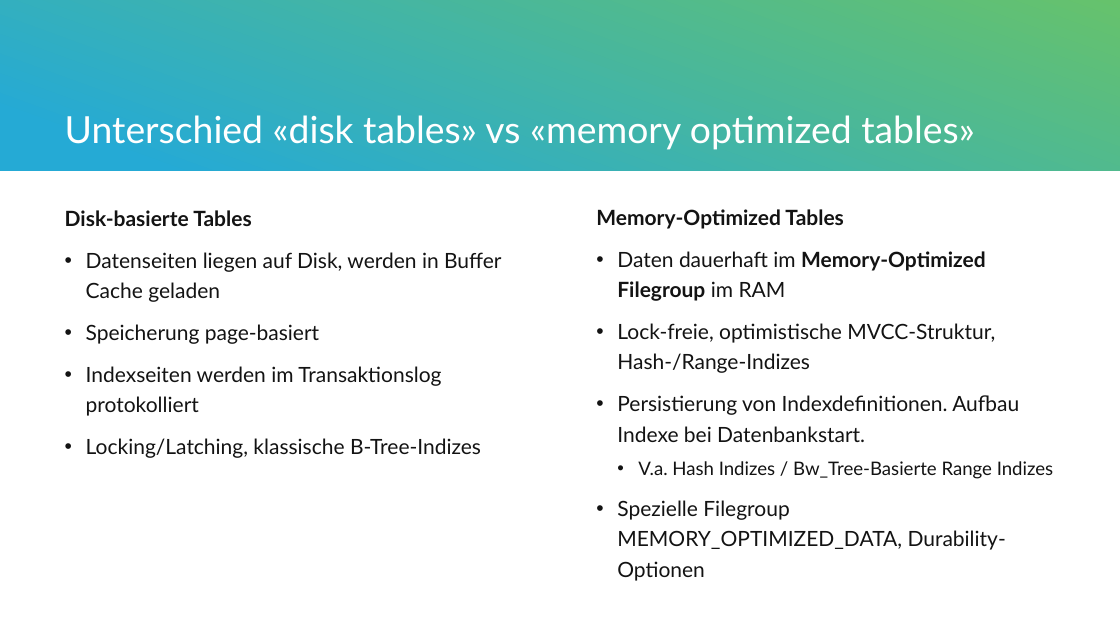
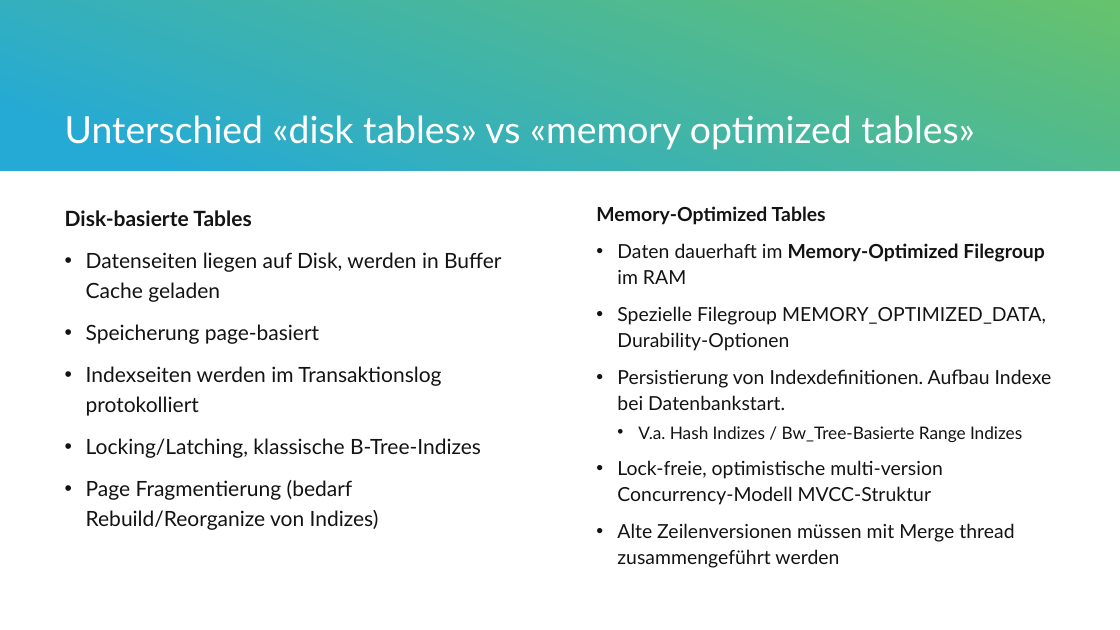
Before and after one commit to vjaeggi/MemoryOptimizedTables_SQL, a slide deck: slide 4 of presentation/MemoryOptimizedTables_SQLDatenbanken.pptx. Drawn at 1120x630 pixels with LibreOffice and Linux fonts; fonts in the diff are those of the drawing. Boxes give left, top, right and bottom in pixels: in the first picture for what was removed or moved away, otherwise in the second. Text is boxed around its words. In the diff, an @@ line names an element or a change of style, - is before the commit and + after.

```diff
--- a/presentation/MemoryOptimizedTables_SQLDatenbanken.pptx
+++ b/presentation/MemoryOptimizedTables_SQLDatenbanken.pptx
@@ text at box(596, 206, 1052, 442): size 18 to 16.6 pt in "Memory-Optimized Tables", "Daten dauerhaft im Memory-Optimized Filegroup im RAM", "Persistierung von Indexdefinitionen. Aufbau Indexe bei Daten ..."; size 16 to 14.8 pt in "V.a. Hash Indizes / Bw_Tree-Basierte Range Indizes"; line spacing 1.2 to 1.1 @@
@@ text at box(617, 306, 1046, 351): text changed; size 18 to 16.6 pt @@
-• Lock-freie, optimistische MVCC-Struktur, Hash-/Range-Indizes
+• Spezielle Filegroup MEMORY_OPTIMIZED_DATA, Durability-Optionen
@@ text at box(617, 460, 1014, 568): text changed; size 18 to 16.6 pt @@
-• Spezielle Filegroup MEMORY_OPTIMIZED_DATA, Durability-Optionen
+• Lock-freie, optimistische multi-version Concurrency-Modell MVCC-Struktur
+• Alte Zeilenversionen müssen mit Merge thread zusammengeführt werden
@@ text at box(86, 480, 379, 530): paragraph added @@
+• Page Fragmentierung (bedarf Rebuild/Reorganize von Indizes)
```
Also in this commit, not shown: 3 other slides changed, 1 slide added, 1 other file.
